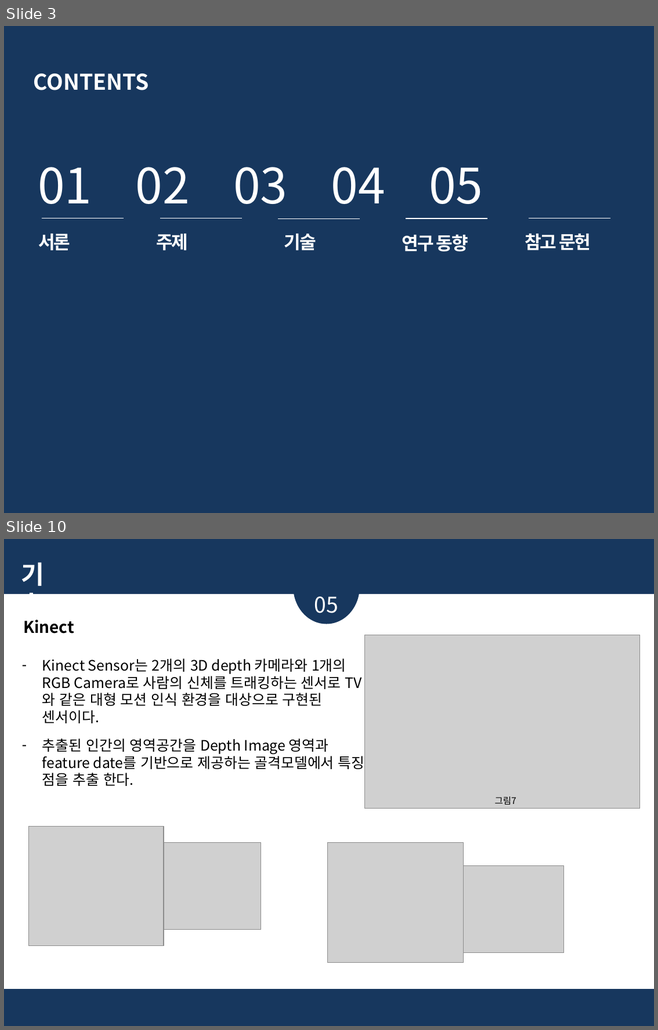
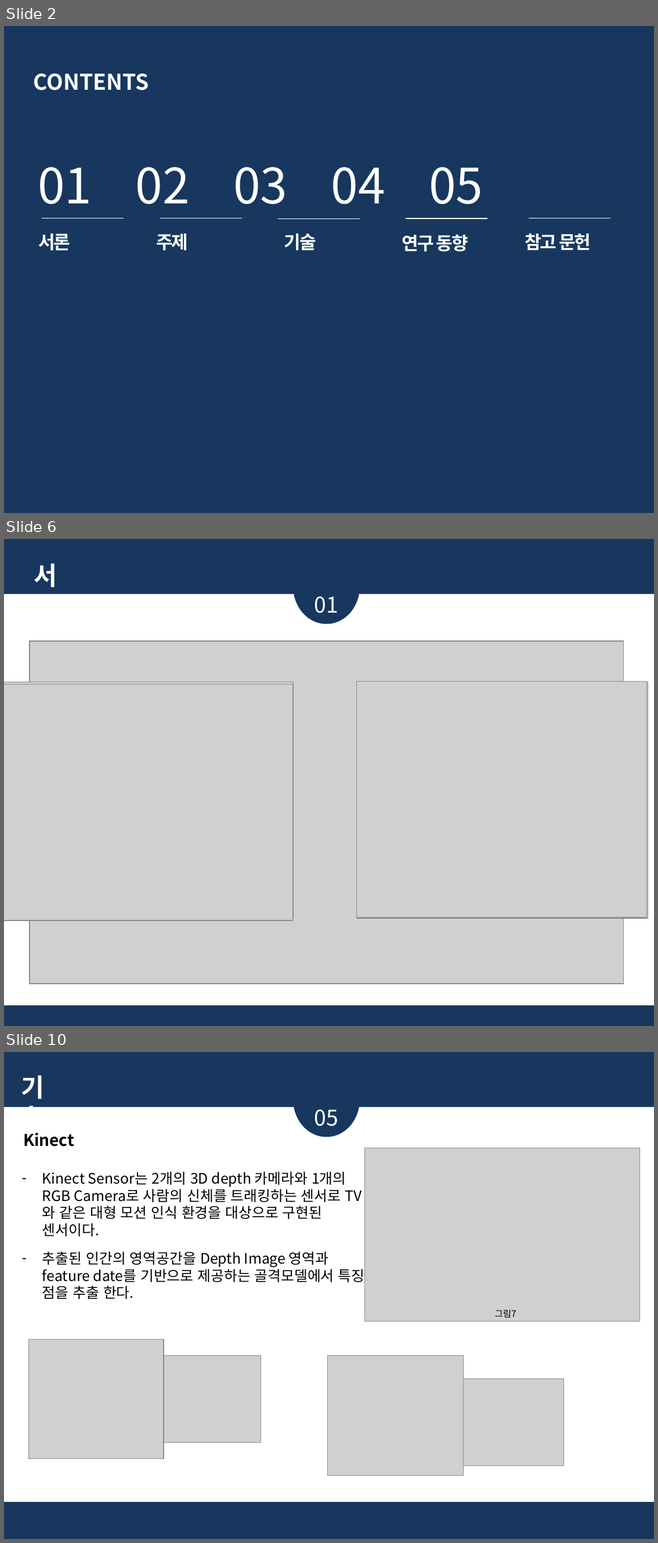
Before and after one commit to glad1470/2019_research, a slide deck: Doc/주제 선정 및 시장 조사_19.03.19/졸업논문 주제_임광효_김준영_2.pptx. Shown one above the other, each under a label of ours: slides 3 and 10 before the commit, slides 2, 6 and 10 after it; the slides between them are not shown. The pictures are 658x1030 and 658x1543 pixels, drawn with LibreOffice and Linux fonts; fonts in the diff are those of the drawing; grey boxes stand for pictures. Boxes give left, top, right and bottom in pixels: in the first picture for what was removed or moved away, otherwise in the second. Text is boxed around its words. In the diff, an @@ line names an element or a change of style, - is before the commit and + after.

```diff
--- a/Doc/주제 선정 및 시장 조사_19.03.19/졸업논문 주제_임광효_김준영_2.pptx
+++ b/Doc/주제 선정 및 시장 조사_19.03.19/졸업논문 주제_임광효_김준영_2.pptx
@@ slide 6 added at [4,539,654,1026], background #17375E @@
@@ ellipse added at [293,549,360,624], fill #17375E @@
@@ text added at [34,563,57,594], 28 pt, text #FFFFFF, bold @@
+서론
@@ rectangle added at [4,594,654,1006], fill #FFFFFF @@
@@ text added at [314,596,338,613], 24 pt, text #FFFFFF @@
+01
@@ picture added at [30,641,622,984] @@
@@ picture added at [4,682,293,918] @@
@@ picture added at [4,685,292,921] @@
@@ picture added at [357,682,647,918] @@
@@ picture added at [357,682,647,918] @@
@@ what was slide 3 is now slide 2 @@
```
Also in this commit, not shown: 3 slides changed, 4 other slides added, 4 slides removed.
